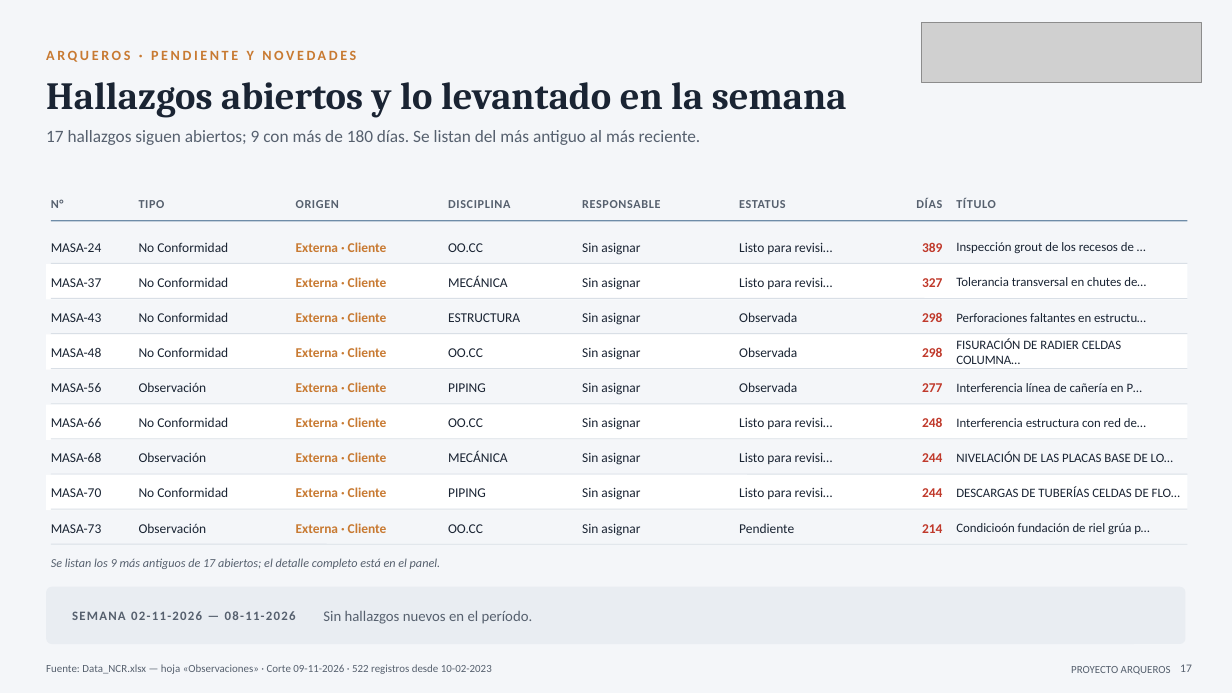
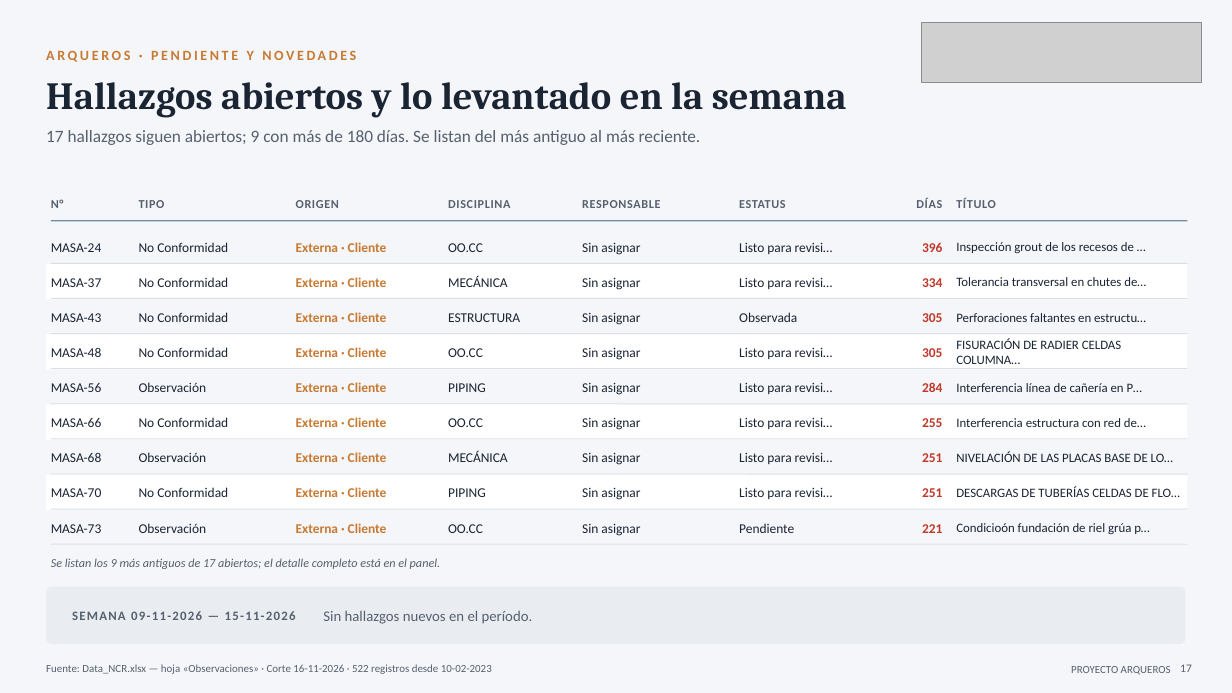
Before and after one commit to tdkvalex/Dashboard-HSEQ, a slide deck: slide 17 of modulo_nc/Panel_No_Conformidades.pptx. Drawn at 1232x693 pixels with LibreOffice and Linux fonts; fonts in the diff are those of the drawing; grey boxes stand for pictures. Boxes give left, top, right and bottom in pixels: in the first picture for what was removed or moved away, otherwise in the second. Text is boxed around its words. In the diff, an @@ line names an element or a change of style, - is before the commit and + after.

```diff
--- a/modulo_nc/Panel_No_Conformidades.pptx
+++ b/modulo_nc/Panel_No_Conformidades.pptx
@@ text at <box>922,243,942,252</box>: text changed @@
-389
+396
@@ text at <box>922,278,942,287</box>: text changed @@
-327
+334
@@ text at <box>922,313,942,322</box>: text changed @@
-298
+305
@@ text at <box>739,347,833,359</box>: text changed @@
-Observada
+Listo para revisi…
@@ text at <box>922,348,942,357</box>: text changed @@
-298
+305
@@ text at <box>739,383,833,394</box>: text changed @@
-Observada
+Listo para revisi…
@@ text at <box>922,382,942,392</box>: text changed @@
-277
+284
@@ text at <box>922,418,942,427</box>: text changed @@
-248
+255
@@ text at <box>922,453,942,462</box>: text changed @@
-244
+251
@@ text at <box>922,488,942,497</box>: text changed @@
-244
+251
@@ text at <box>922,524,942,533</box>: text changed @@
-214
+221
@@ text at <box>72,611,296,620</box>: text changed @@
-SEMANA 02-11-2026 — 08-11-2026
+SEMANA 09-11-2026 — 15-11-2026
@@ text at <box>46,664,492,674</box>: text changed @@
-Fuente: Data_NCR.xlsx — hoja «Observaciones» · Corte 09-11-2026 · 522 registros desde 10-02-2023
+Fuente: Data_NCR.xlsx — hoja «Observaciones» · Corte 16-11-2026 · 522 registros desde 10-02-2023
```
Also in this commit, not shown: 16 other slides changed, 3 other files.
